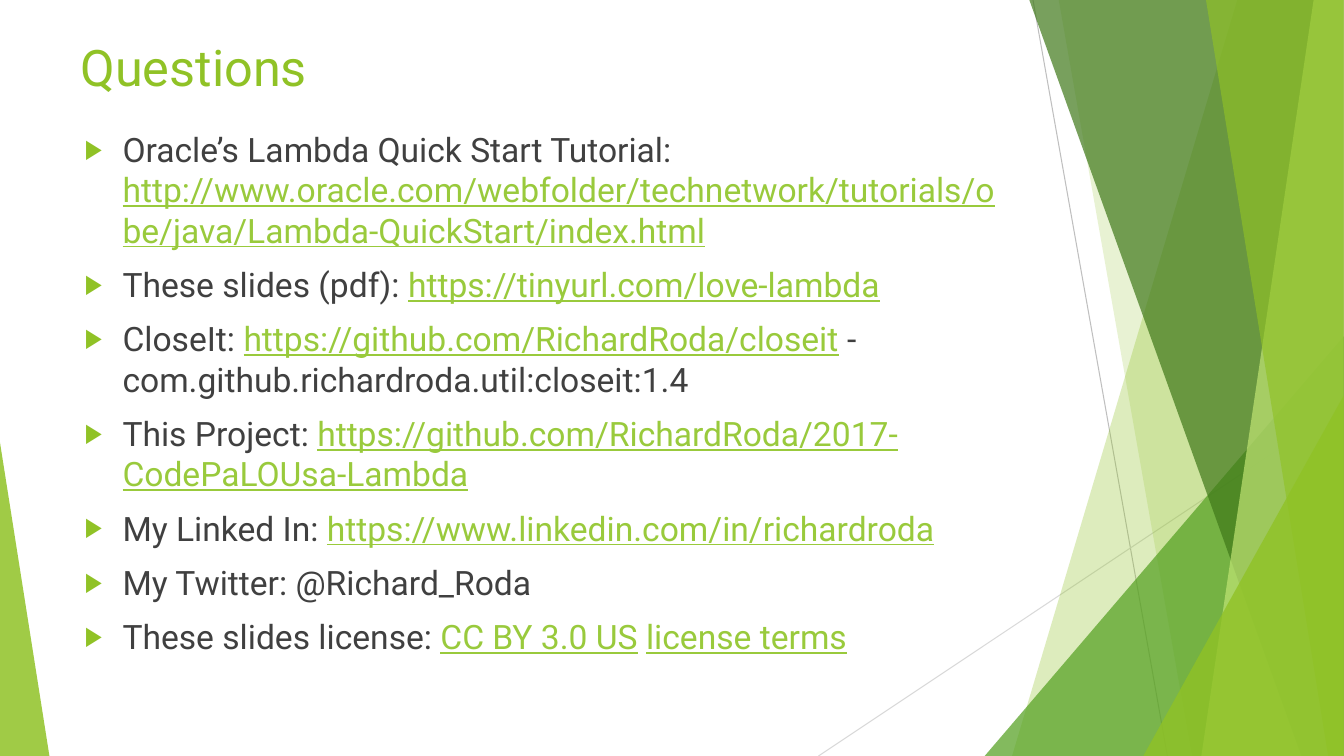
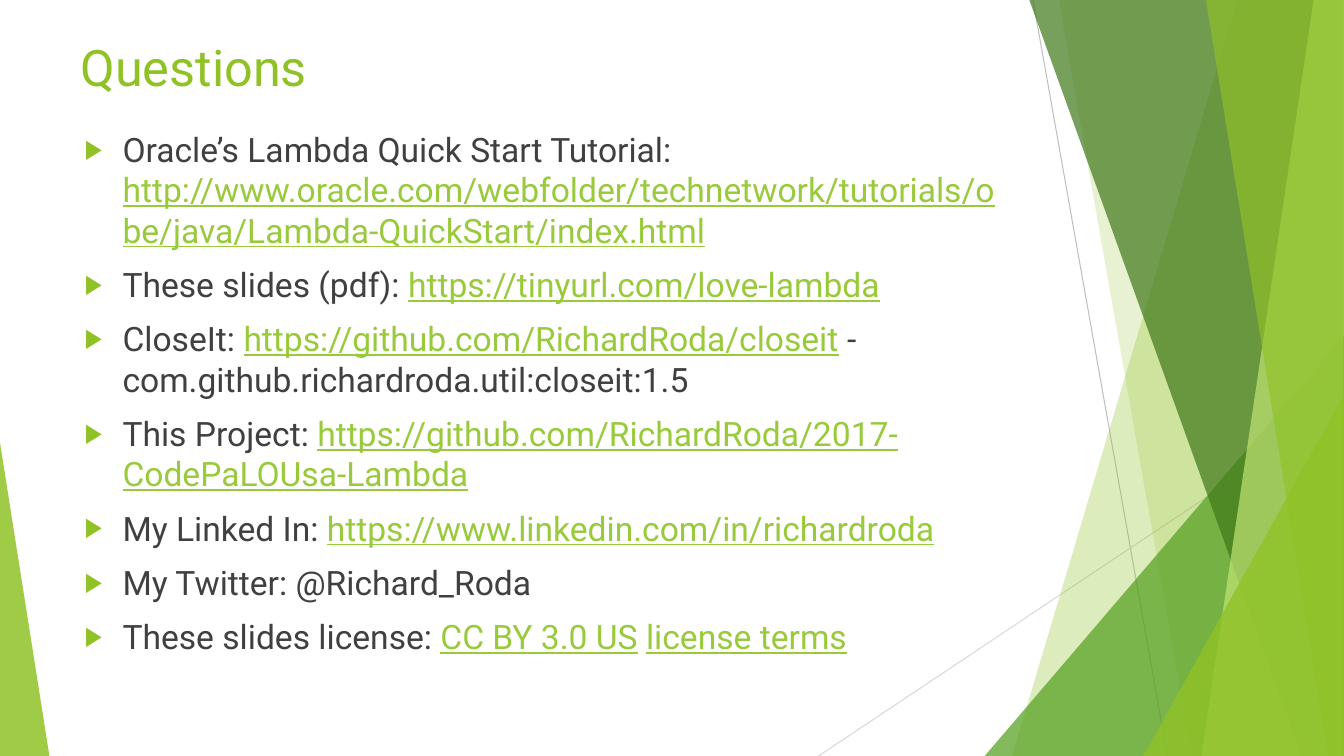
Before and after one commit to RichardRoda/2017-CodePaLOUsa-Lambda, a slide deck: slide 53 of Learning to Love the Lambda in the Stream.pptx. Drawn at 1344x756 pixels with LibreOffice and Linux fonts; fonts in the diff are those of the drawing. Boxes give left, top, right and bottom in pixels: in the first picture for what was removed or moved away, otherwise in the second. Text is boxed around its words. In the diff, an @@ line names an element or a change of style, - is before the commit and + after.

```diff
--- a/Learning to Love the Lambda in the Stream.pptx
+++ b/Learning to Love the Lambda in the Stream.pptx
@@ text at [123,326,839,399]: text changed @@
-▶ CloseIt: https://github.com/RichardRoda/closeit - com.github.richardroda.util:closeit:1.4
+▶ CloseIt: https://github.com/RichardRoda/closeit - com.github.richardroda.util:closeit:1.5
```
Also in this commit, not shown: 18 other slides changed.
